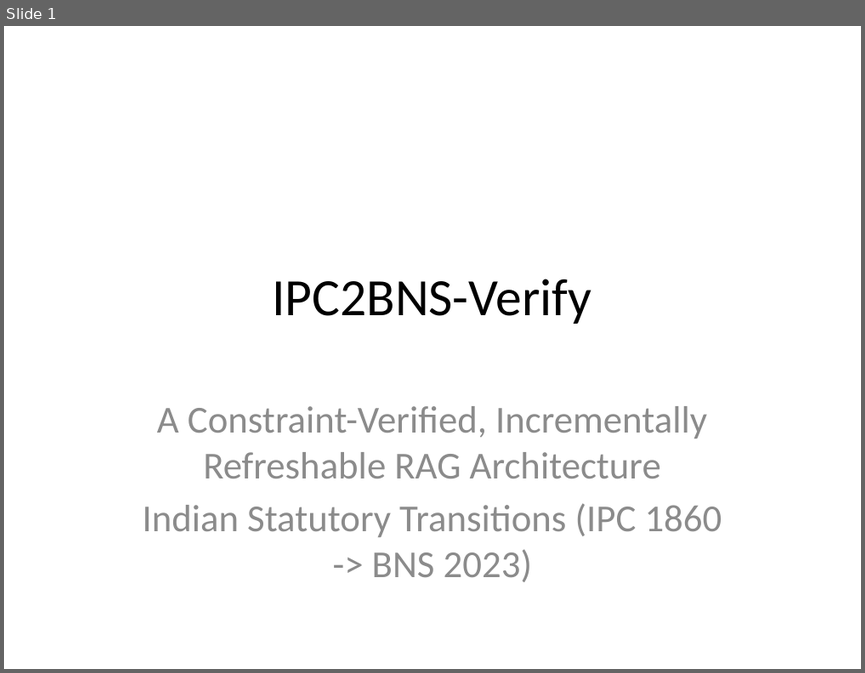
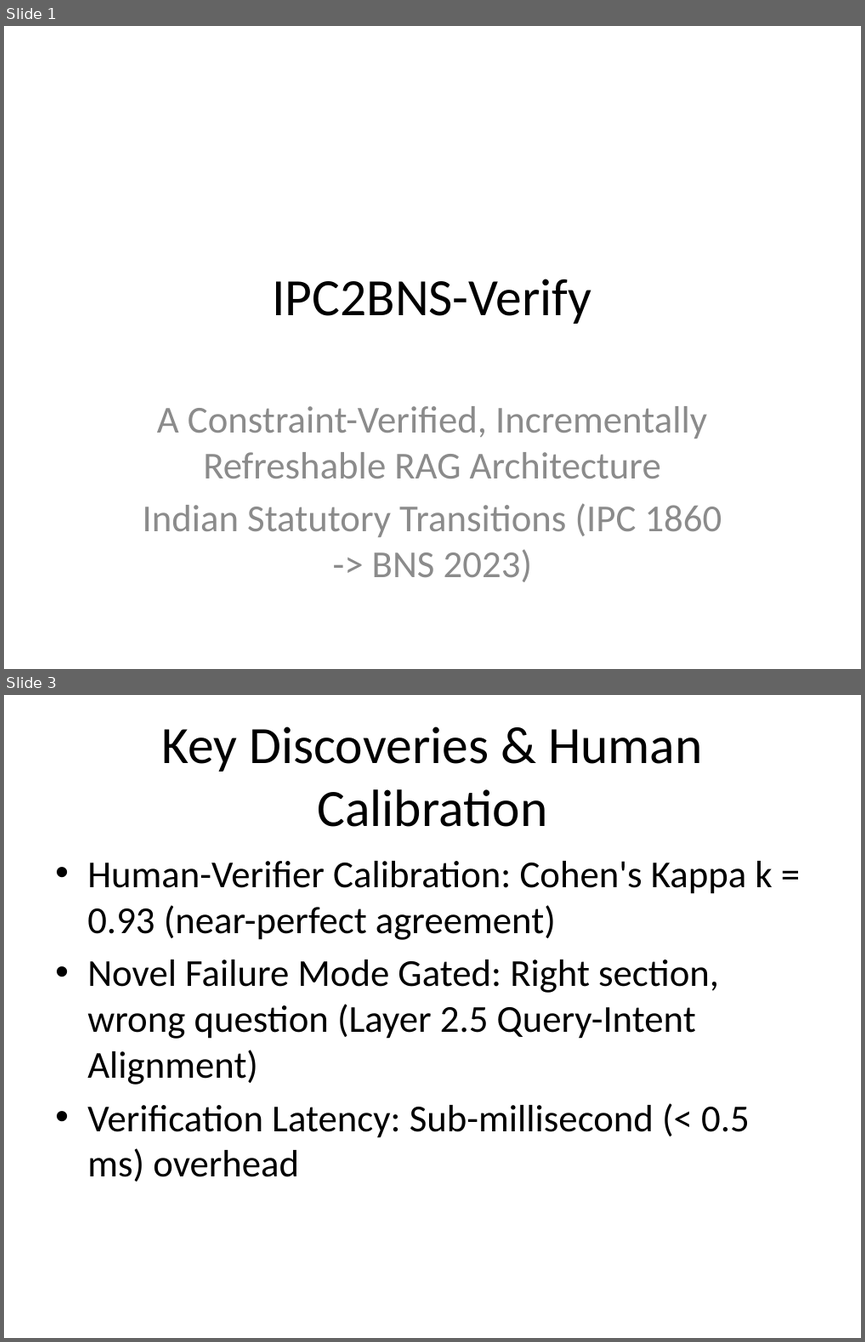
Before and after one commit to MS-406/IPC2BNS-Verify, a slide deck: report/presentation_deck.pptx. Shown one above the other, each under a label of ours: slide 1 before the commit, slides 1 and 3 after it; the slides between them are not shown. The pictures are 865x673 and 865x1342 pixels, drawn with LibreOffice and Linux fonts; fonts in the diff are those of the drawing. Boxes give left, top, right and bottom in pixels: in the first picture for what was removed or moved away, otherwise in the second. Text is boxed around its words. In the diff, an @@ line names an element or a change of style, - is before the commit and + after.

Commit message:
docs: complete 5 prioritized academic improvement steps (BM25 clarity, explicit N counts, query-intent case study, Cohen's kappa 0.93)

```diff
--- a/report/presentation_deck.pptx
+++ b/report/presentation_deck.pptx
@@ slide 3 added at box(4, 695, 861, 1338), background #FFFFFF @@
@@ title added at box(161, 726, 703, 827), 44 pt, text #000000 @@
+Key Discoveries & Human Calibration
@@ text added at box(87, 861, 772, 1181), 32 pt, text #000000 @@
+• Human-Verifier Calibration: Cohen's Kappa k = 0.93 (near-perfect agreement)
+• Novel Failure Mode Gated: Right section, wrong question (Layer 2.5 Query-Intent Alignment)
+• Verification Latency: Sub-millisecond (< 0.5 ms) overhead
```
Also in this commit, not shown: 1 slide changed, 2 other files.
